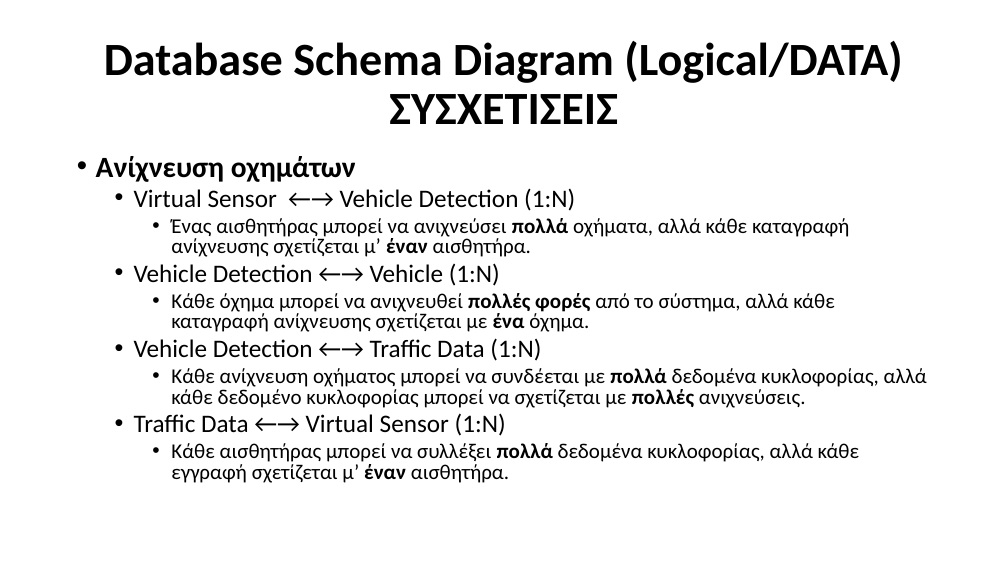
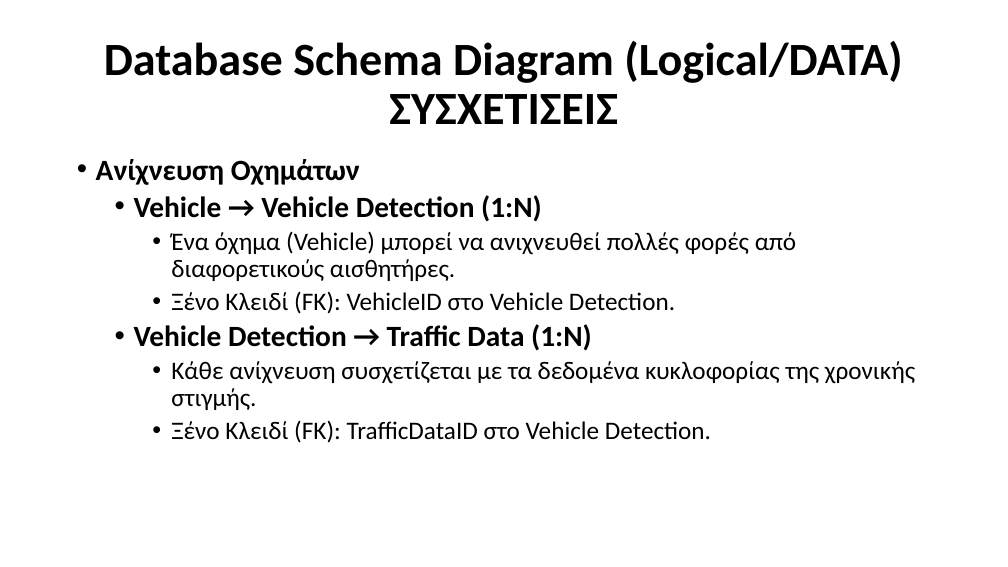
Before and after one commit to Ath21/STL_Drive, a slide deck: slide 22 of Presentation.pptx (slide 10 before the commit). Drawn at 1008x567 pixels with LibreOffice and Linux fonts; fonts in the diff are those of the drawing. Boxes give left, top, right and bottom in pixels: in the first picture for what was removed or moved away, otherwise in the second. Text is boxed around its words. In the diff, an @@ line names an element or a change of style, - is before the commit and + after.

```diff
--- a/Presentation.pptx
+++ b/Presentation.pptx
@@ text at [96,159,915,443]: text changed; size 20 to 24 pt @@
-• Ανίχνευση οχημάτων
-  • Virtual Sensor ←→ Vehicle Detection (1:N)
-    • Ένας αισθητήρας μπορεί να ανιχνεύσει πολλά οχήματα, αλλά κάθε καταγραφή ανίχνευσης σχετίζεται μ’ έναν αισθητήρα.
-  • Vehicle Detection ←→ Vehicle (1:N)
-    • Κάθε όχημα μπορεί να ανιχνευθεί πολλές φορές από το σύστημα, αλλά κάθε καταγραφή ανίχνευσης σχετίζεται με ένα όχημα.
-  • Vehicle Detection ←→ Traffic Data (1:N)
-    • Κάθε ανίχνευση οχήματος μπορεί να συνδέεται με πολλά δεδομένα κυκλοφορίας, αλλά κάθε δεδομένο κυκλοφορίας μπορεί να σχετίζεται με πολλές ανιχνεύσεις.
-  • Traffic Data ←→ Virtual Sensor (1:N)
-    • Κάθε αισθητήρας μπορεί να συλλέξει πολλά δεδομένα κυκλοφορίας, αλλά κάθε εγγραφή σχετίζεται μ’ έναν αισθητήρα.
+• Ανίχνευση Οχημάτων
+  • Vehicle → Vehicle Detection (1:N)
+    • Ένα όχημα (Vehicle) μπορεί να ανιχνευθεί πολλές φορές από διαφορετικούς αισθητήρες.
+    • Ξένο Κλειδί (FK): VehicleID στο Vehicle Detection.
+  • Vehicle Detection → Traffic Data (1:N)
+    • Κάθε ανίχνευση συσχετίζεται με τα δεδομένα κυκλοφορίας της χρονικής στιγμής.
+    • Ξένο Κλειδί (FK): TrafficDataID στο Vehicle Detection.
```
Also in this commit, not shown: 4 other slides changed, 14 slides added, 2 slides removed, 1 other file.
